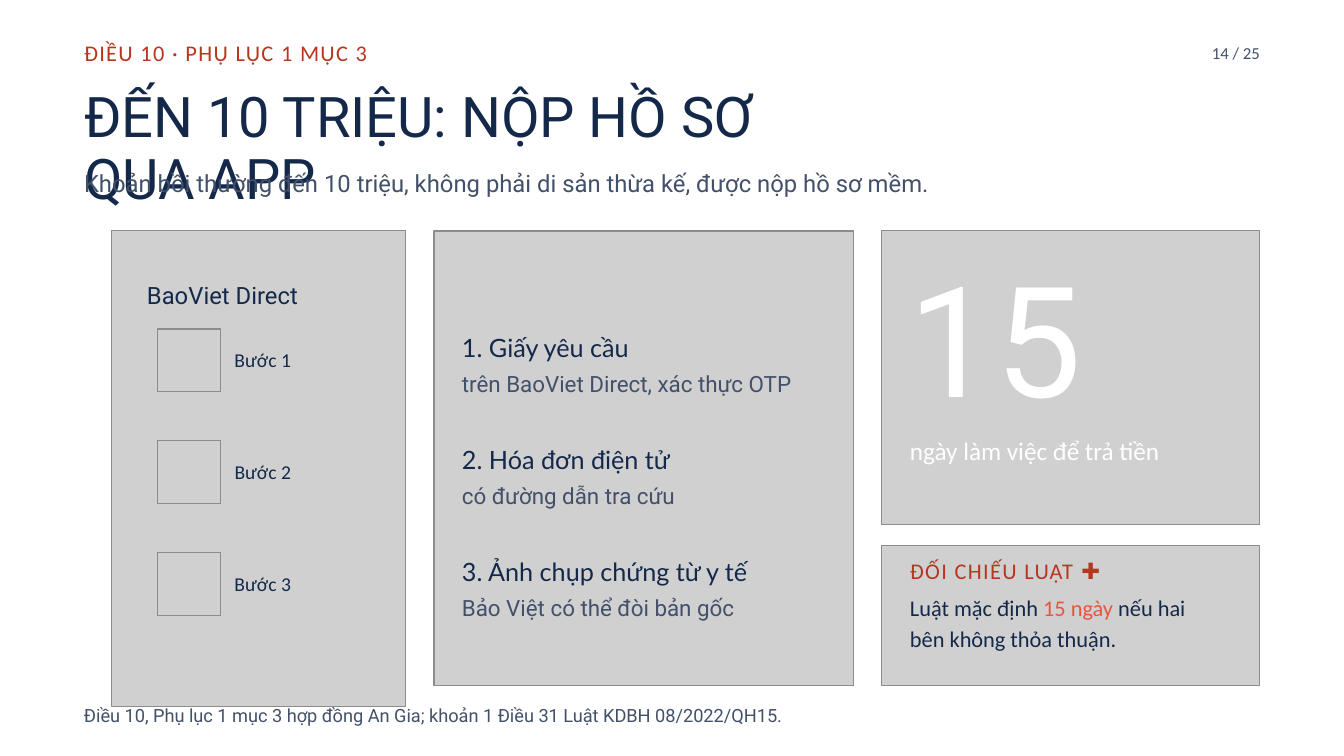
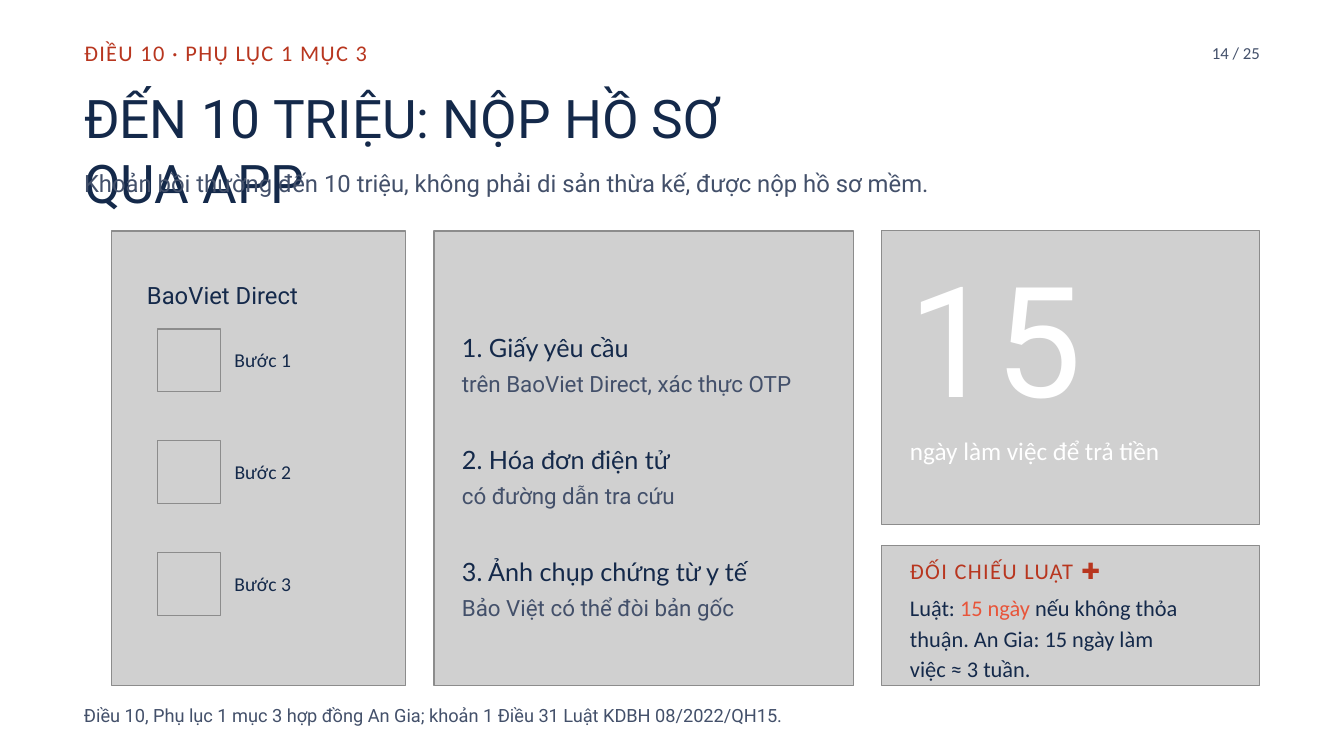
Before and after one commit to tranquanghaofake-dotcom/Law, a slide deck: slide 14 of docs/bai/hd-bao-hiem-an-gia/hd-bao-hiem-an-gia.pptx. Drawn at 1344x756 pixels with LibreOffice and Linux fonts; fonts in the diff are those of the drawing; grey boxes stand for pictures; background and template pictures are left out. Boxes give left, top, right and bottom in pixels: in the first picture for what was removed or moved away, otherwise in the second. Text is boxed around its words. In the diff, an @@ line names an element or a change of style, - is before the commit and + after.

```diff
--- a/docs/bai/hd-bao-hiem-an-gia/hd-bao-hiem-an-gia.pptx
+++ b/docs/bai/hd-bao-hiem-an-gia/hd-bao-hiem-an-gia.pptx
@@ title "ĐẾN 10 TRIỆU: NỘP HỒ ..." at [84, 90, 720, 209]: size 40 to 38 pt; line spacing 44.8pt to 46.4pt @@
@@ picture: place and size @@
-picture at [112, 231, 406, 707]
+picture at [112, 231, 406, 686]
@@ text at [910, 599, 1178, 681]: text changed @@
-Luật mặc định 15 ngày nếu hai
-bên không thỏa thuận.
+Luật: 15 ngày nếu không thỏa
+thuận. An Gia: 15 ngày làm
+việc ≈ 3 tuần.
```
Also in this commit, not shown: 24 other slides changed, 4 other files.
